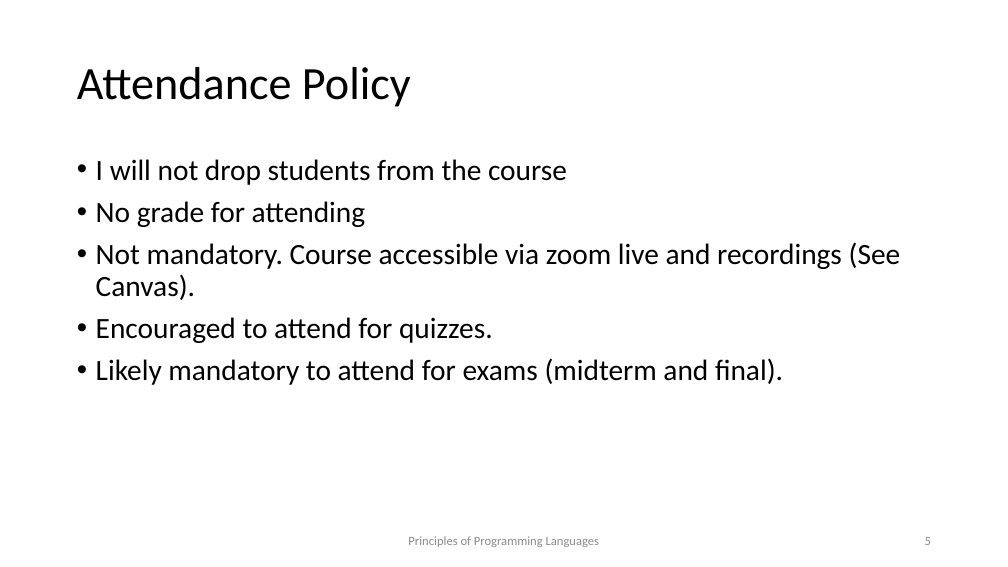
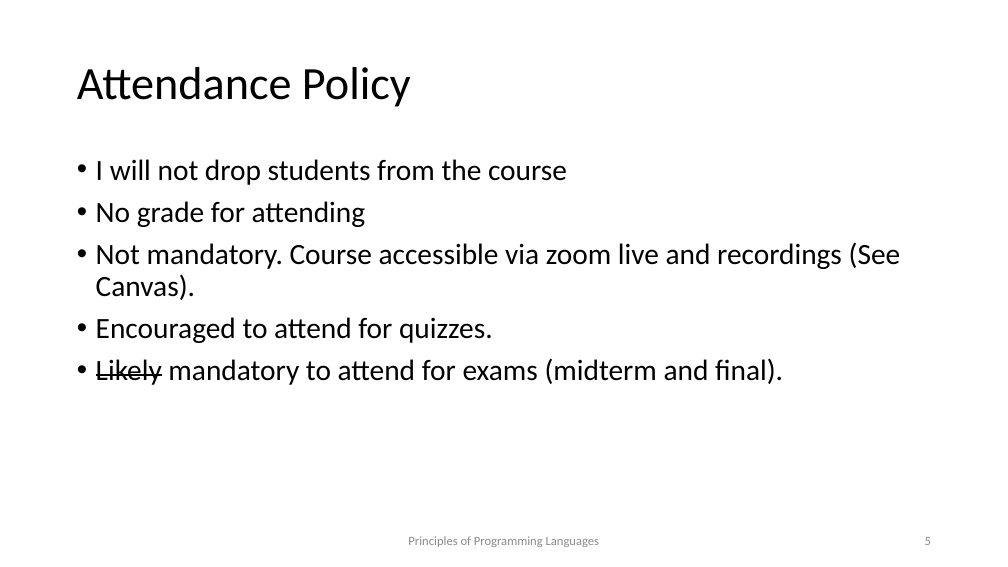
Before and after one commit to kongm/pl-design, a slide deck: slide 5 of C0-preliminaries.pptx. Drawn at 1008x567 pixels with LibreOffice and Linux fonts; fonts in the diff are those of the drawing. Boxes give left, top, right and bottom in pixels: in the first picture for what was removed or moved away, otherwise in the second. Text is boxed around its words. In the diff, an @@ line names an element or a change of style, - is before the commit and + after.

```diff
--- a/C0-preliminaries.pptx
+++ b/C0-preliminaries.pptx
@@ text at [96,358,783,385]: strikethrough on in "Likely" @@
```
Also in this commit, not shown: 7 other slides changed, 2 slides added, 1 other file.
